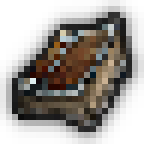
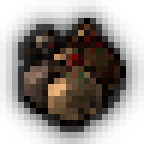
Layers edited between the first and the second (144, 144) image:
added group "Layer Group #1" with 3 layers above "Layer Group" over (x1=0, y1=0, x2=144, y2=144)
added layer "loot__decision.png" in group "Layer Group #1" over (x1=24, y1=18, x2=126, y2=126)
added layer "Layer #2" in group "Layer Group #1" over (x1=0, y1=0, x2=144, y2=144)
added layer "Layer #1" (50%) in group "Layer Group #1" over (x1=18, y1=18, x2=126, y2=132)
moved "Pointer_trainer_on_32x32.png #1" into group "Layer Group" over (x1=12, y1=18, x2=132, y2=126)
moved "Layer copy" into group "Layer Group" over (x1=0, y1=0, x2=144, y2=144)
moved "Layer" into group "Layer Group" over (x1=12, y1=12, x2=132, y2=132)
